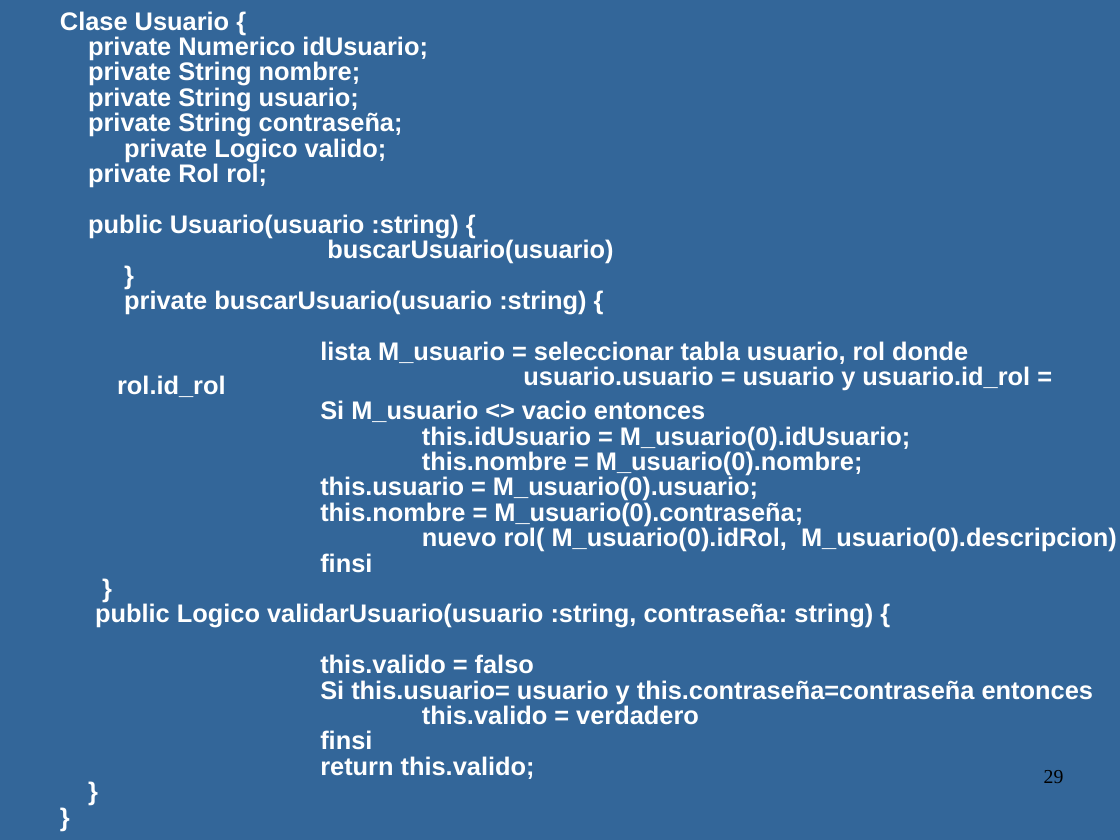
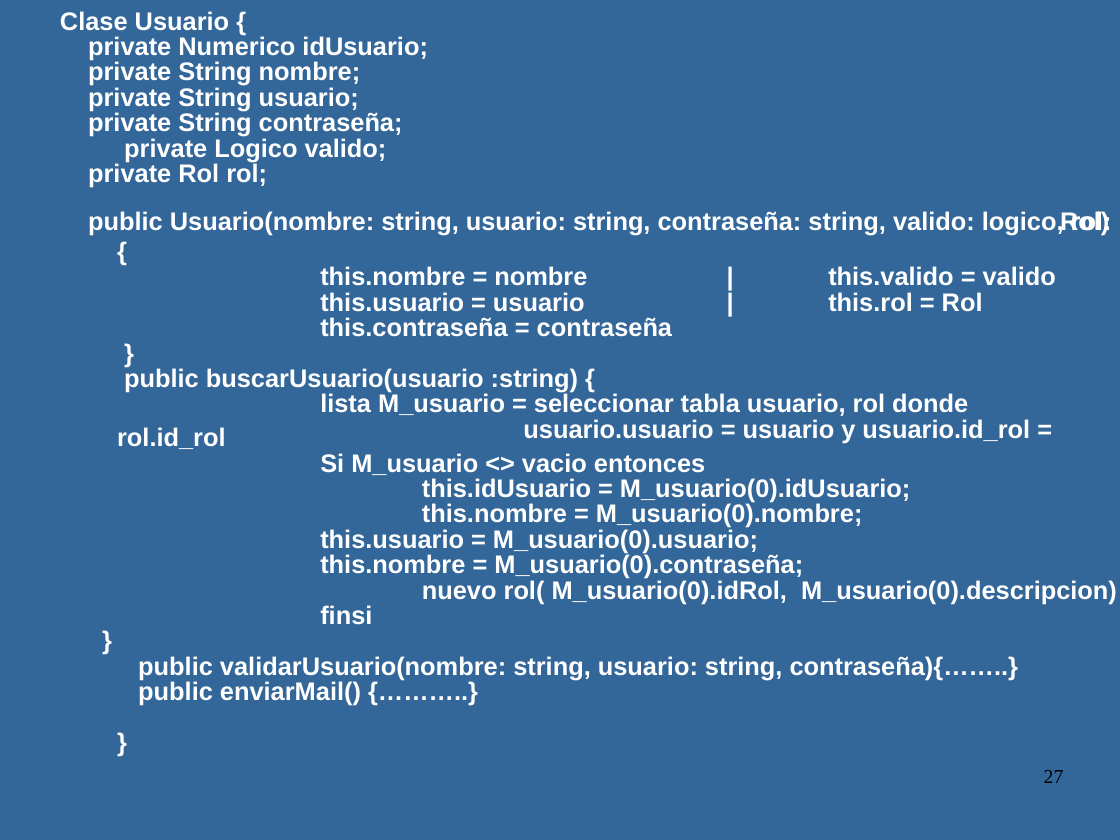
Before and after one commit to luismagarinos/Material-de-estudio-2023---MOO, a slide deck: slide 27 of Proyecto de Sistema 2023.ppt (slide 29 before the commit). Drawn at 1120x840 pixels with LibreOffice and Linux fonts; fonts in the diff are those of the drawing. Boxes give left, top, right and bottom in pixels: in the first picture for what was removed or moved away, otherwise in the second. Text is boxed around its words. In the diff, an @@ line names an element or a change of style, - is before the commit and + after.

```diff
--- a/Proyecto de Sistema 2023.ppt
+++ b/Proyecto de Sistema 2023.ppt
@@ text at (x1=60, y1=11, x2=1117, y2=706): paragraph removed @@
-        }
@@ text at (x1=88, y1=209, x2=1112, y2=337): text changed @@
-        public Usuario(usuario :string) {
-        buscarUsuario(usuario)
+        public Usuario(nombre: string, usuario: string, contraseña: string, valido: logico, rol: Rol) {
+        this.nombre = nombre | this.valido = valido
+        this.usuario = usuario | this.rol = Rol
+        this.contraseña = contraseña
@@ text at (x1=124, y1=367, x2=578, y2=393): text changed @@
-        private buscarUsuario(usuario :string) {
+        public buscarUsuario(usuario :string) {
@@ text at (x1=138, y1=656, x2=1019, y2=706): text changed @@
-        public Logico validarUsuario(usuario :string, contraseña: string) {
-        this.valido = falso
-        Si this.usuario= usuario y this.contraseña=contraseña entonces
-        this.valido = verdadero
-        finsi
-        return this.valido;
+        public validarUsuario(nombre: string, usuario: string, contraseña){……..}
+        public enviarMail() {………..}
@@ page number at (x1=1044, y1=770, x2=1064, y2=783): text changed @@
-29
+27
```
Also in this commit, not shown: 3 other slides changed, 2 slides removed, 2 other files.
